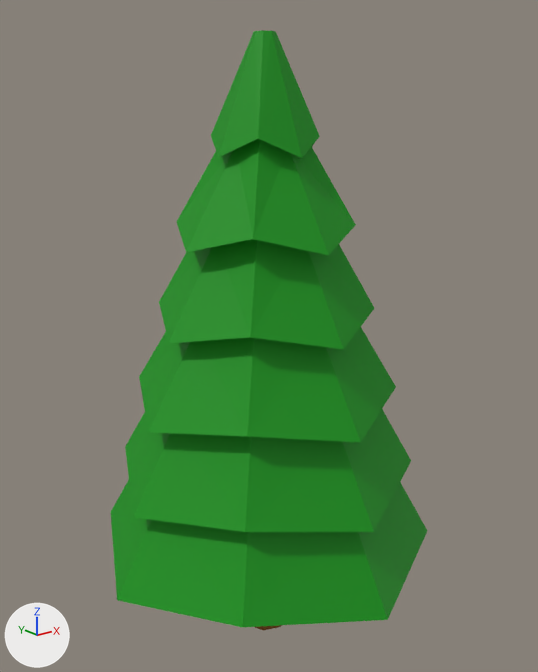
The FBX model Assets/Meshes/firTree.fbx: old version first, new version second.
Camera for both pictures: a 50 mm camera at (-4.57, -5.77, 5.68) aimed at (0.09, 0.05, 3.35). The lights are fixed; the arrows at lower left show +X, +Y and +Z. Where no turn or scale is listed for an object, it has been applied to the vertices.

Names of what the first picture shows: 'Leaves.001'.
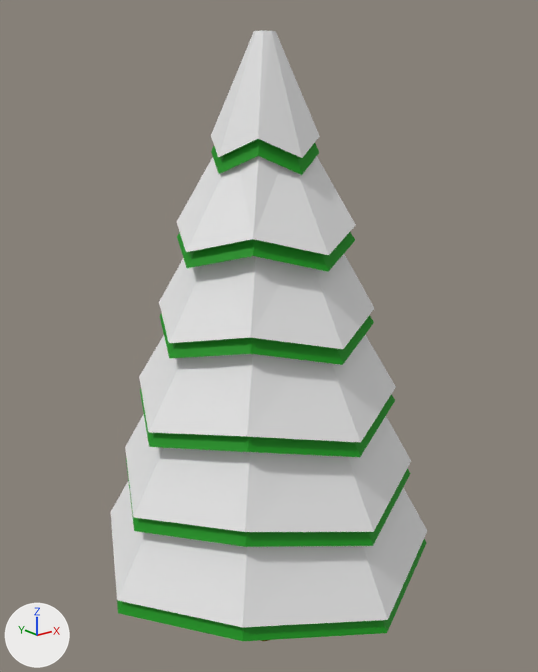
The newer file is also turned or shifted as a whole; pictures and numbers use the older file's frame.

Edits to the scene script, one JSON object a line:
```json
{"op": "add", "block": "mat_material_001", "code": ["mat_material_001 = principled_material('Material.001')", "mat_material_001.base_color = (0.8, 0.8, 0.8)  # white #e7e7e7", "mat_material_001.roughness = 0.69"]}
{"block": "me_leaves_001", "where": "# used by ob_leaves_001; location = (0.0, 0.0, 0.0)"}
{"op": "remove", "block": "me_leaves_001", "code": "me_leaves_001.from_pydata(...)  # 128 vertices, 236 faces; spans x -1.85..1.85, y -1.85..1.85, z -0.04..6.3"}
{"op": "remove", "block": "me_leaves_001", "code": "me_leaves_001.materials.append(mat_bark_001)  # brown #834b00"}
{"op": "add", "block": "me_leaves_001", "code": "me_leaves_001.from_pydata(...)  # 107 vertices, 204 faces; spans x -1.85..1.85, y -1.85..1.85, z -0.04..6.3"}
{"block": "me_leaves_001", "change": "me_leaves_001 part 1"}
{"block": "me_leaves_001", "change": "21 vertices are removed from x -0.27..0.27, y -0.27..0.27, z -0.04..1.27"}
{"block": "me_leaves_001", "change": "32 faces are deleted"}
{"block": "me_leaves_001", "change": "me_leaves_001 part 2: 204 faces spanning x -1.85..1.85, y -1.85..1.85, z 1.03..6.3 switch from mat_treeleaves_001 (green #009207) to mat_material_001 (white #e7e7e7)"}
{"op": "add", "block": "me_leaves_000", "code": ["me_leaves_000 = bpy.data.meshes.new('Leaves.000')", "me_leaves_000.from_pydata(...)  # 128 vertices, 236 faces; spans x -1.85..1.85, y -1.85..1.85, z -0.04..6.3", "# faces by material slot: [32, 204]", "me_leaves_000.materials.append(mat_bark_001)  # brown #834b00", "me_leaves_000.materials.append(mat_treeleaves_001)  # green #009207"]}
{"op": "add", "block": "ob_leaves_000", "code": ["ob_leaves_000 = bpy.data.objects.new('Leaves.000', me_leaves_000)", "ob_leaves_000.location = (0.0, 0.0, -0.15)"]}
```

What differs and where, as boxes (x1, y1, x2, y2) in the pictures (538 x 672 px):
```json
{"object": "Leaves.000", "change": "added", "after": [112, 139, 426, 641], "on screen": "green", "faces in mat_treeleaves_001 (green #009207)": [112, 139, 426, 641]}
{"part": 1, "of": "me_leaves_001", "change": "deleted", "before": [255, 625, 282, 630]}
{"part": 2, "of": "me_leaves_001", "change": "recoloured", "before": [111, 30, 427, 627], "after": [111, 30, 427, 627], "on screen": "green to white"}
```
